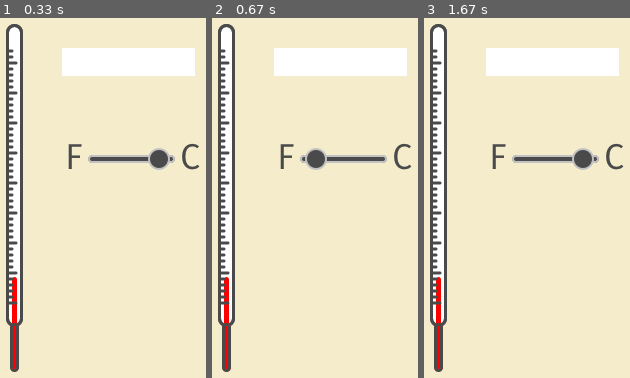
Above: before the commit, frames 1-3 (left to right).
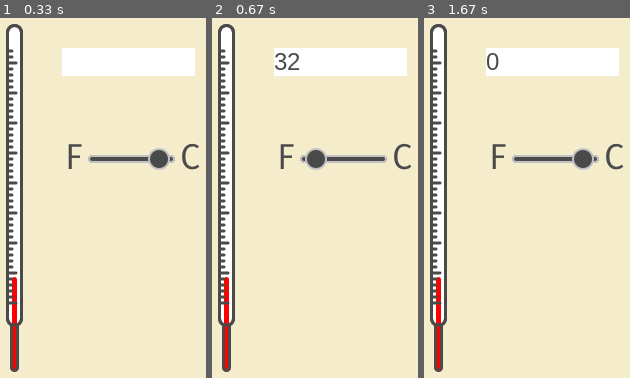
Above: after the commit, the same moments.

Repository: chunche95/ProgramacionModernaPython
Game: pygame game, started from programacion_moderna_python-chunche/7-TermómetroPyGame/termometro.py
Same seed, same stepped clock (60 frames per second), same inputs: the game is played once before the commit and once after it.
Inputs (mouse positions are in pixels of both pictures, inside the frame that each line leads up to):
- Up to frame 1 (0.33 s): no input
- Up to frame 2 (0.67 s): click (312, 198) at 0.38 s
- Up to frame 3 (1.67 s): click (527, 226) at 0.72 s; click (434, 133) at 1.05 s; click (outside the picture) at 1.38 s

Frame 1 is identical in both runs. In frame 2, 0.3% of the frame differs, in the area x 30-43%, y 9-15%; in frame 3, 0.1%.

Commit message:
Control de datos de entrada - convierte el string con coma flotante a un integer posible de leer por el programa

Diff:
--- a/programacion_moderna_python-chunche/7-TermómetroPyGame/termometro.py
+++ b/programacion_moderna_python-chunche/7-TermómetroPyGame/termometro.py
@@ -108,12 +108,12 @@
             #if event.unicode in '0123456789':
                 self.__strValue += event.unicode
                 self.value(self.__strValue)
-                print(event.unicode)
-                print(self.__strValue, self.__value)
+               # print(event.unicode)
+               # print(self.__strValue, self.__value)
             elif event.key == K_BACKSPACE:
                 self.__strValue = self.__strValue[:-1]
                 self.value(self.__strValue)
-                print(self.__strValue, self.__value)
+               # print(self.__strValue, self.__value)
 
 
     def render(self):
@@ -139,9 +139,12 @@
             return self.__value
         else:
             val = str(val)
+            # print(val, "Cadena")
             try:
                 self.__value = int(val)
+                # self.__value = float(val) #--> Cambiamos la cadena a valor entero con coma flotante y asi 'no casca'
                 self.__strValue = val
+                print(self.__value, self.__strValue)
             except:
                 print("Uy! hay un error! Miratelo -- Zona value")
                 pass
@@ -250,7 +253,8 @@
                     nuevaUnidad = self.selector.unidad()
                     print(nuevaUnidad)
                     temperatura = self.termometro.convertir(grados, nuevaUnidad)
-                    self.entrada.value(temperatura)
+                    # print(temperatura)
+                    self.entrada.value(int (temperatura))
             # Pintamos el fondo de pantalla --> para no dejar rastros de cambio de unidades
             self.__screen.fill((244,236,203))
 
